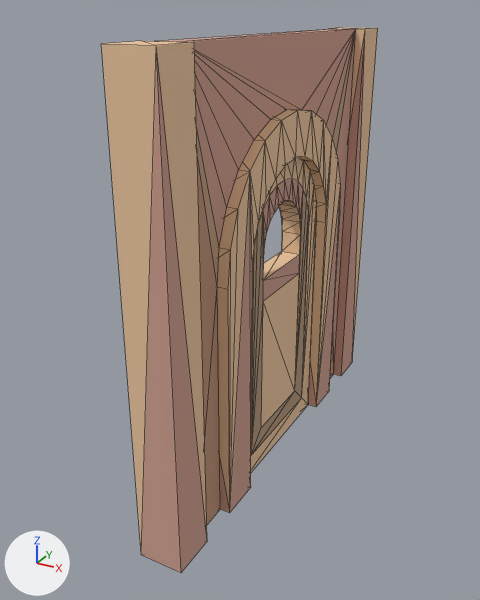
An edit to the glTF model example_game/world/props/wall-wood-door.prop/model.glb, drawn before and after from the same camera.
Camera for both pictures: a 50 mm lens placed at (1.29, -2.67, 2.08), pointed at (-0.1, -0.14, 0.81). The axes (+X, +Y, +Z) are drawn at lower left. The lights are the same throughout. The first picture is the older version. Mesh edges are drawn as thin lines. Vertices at exactly the same position are counted once.

Names of what the first picture shows: 'model'.
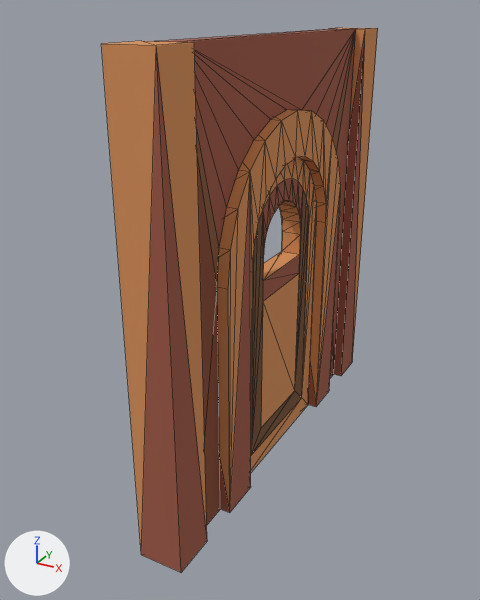
The edits, one by one:
me_model has 212 vertices, 372 faces and spans x -0.1..0.1, y -1.0..1.0, z -0.02..1.98.
me_model is used by ob_model.
me_model part 1: 240 faces centred in x -0.1..0.1, y -1.0..1.0, z -0.02..1.98 are repainted in the vertex colours; the middle colour goes from beige #edc7a0 to orange #d9915a.
me_model part 2: 132 faces centred in x -0.1..0.1, y -1.0..1.0, z -0.02..1.98 are repainted in the vertex colours; the middle colour goes from beige #d0a090 to brown #a05a47.

Where the change shows, as pixel boxes [x1, y1, x2, y2] in the pictures (480 x 600 px):
part 1 of me_model, recoloured (beige to orange): [102, 28, 378, 547] in both
part 2 of me_model, recoloured (beige to brown): [141, 29, 365, 572] in both
